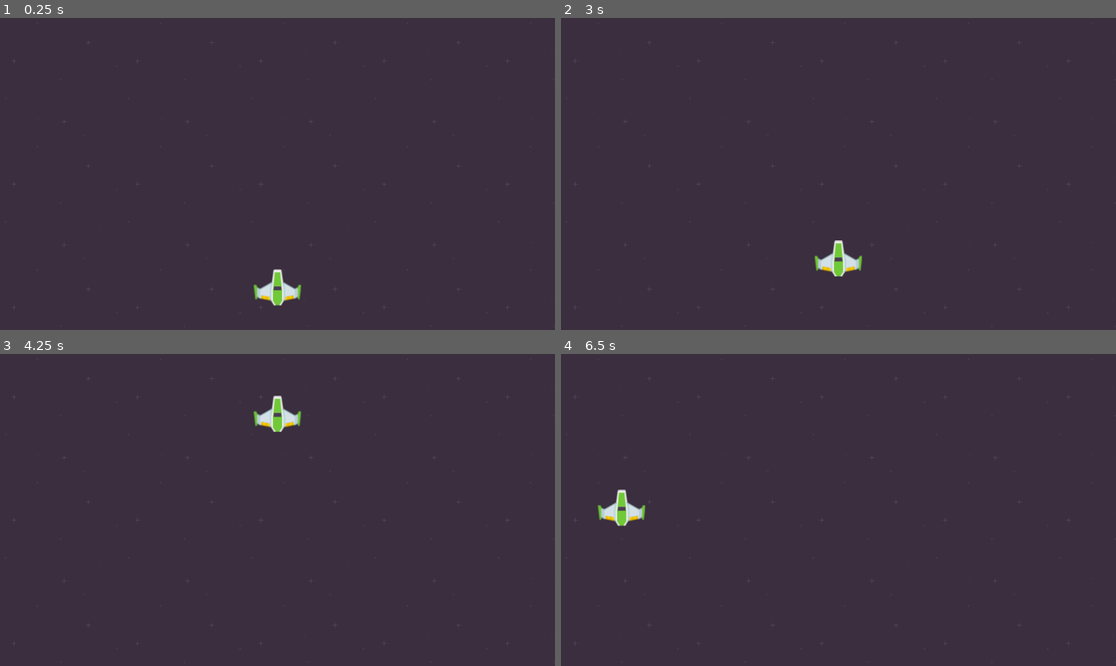
Above: before the commit, frames 1-4 (two rows, left to right).
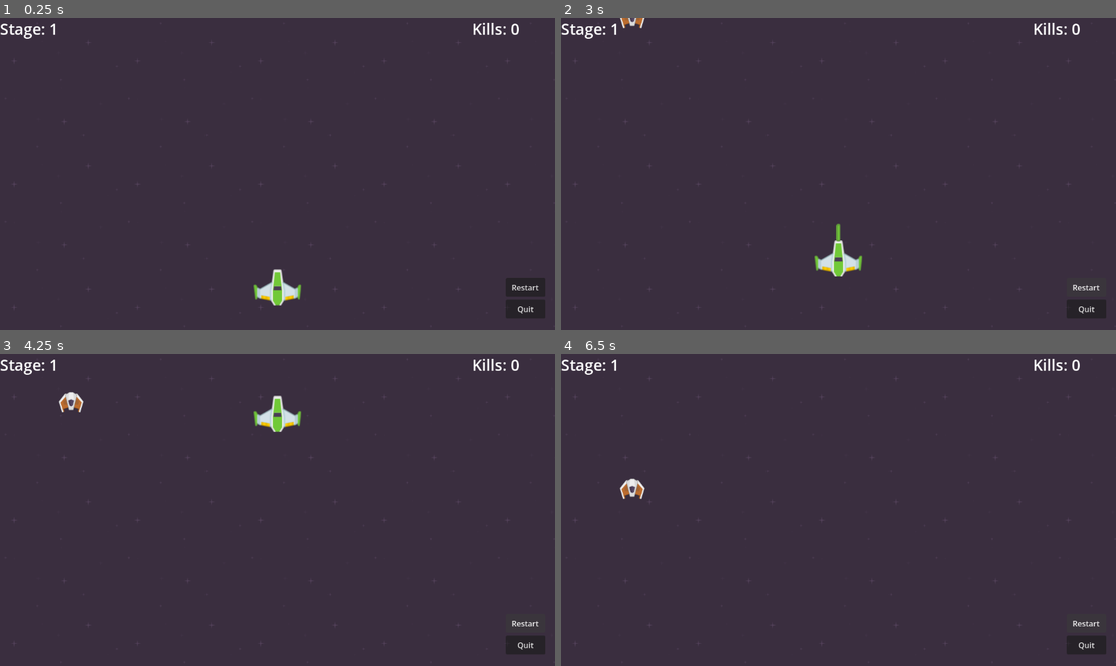
Above: after the commit, the same moments.

Repository: halmango/godot_start
Game: Godot game, scene res://Scenes/game.tscn
Two runs of this game, one before a commit and one after it. Both use one fixed random seed, a clock stepped at 60 frames per second and the inputs below. The project has no main scene, so this scene is started directly.
Inputs (mouse positions are in pixels of both pictures, inside the frame that each line leads up to):
- Up to frame 1 (0.25 s): no input
- Up to frame 2 (3 s): click (1088, 286) at 0.5 s, where only the run after the commit has a clickable "Restart"; click (1088, 286) at 1.25 s, where only the run after the commit has a clickable "Restart"; click (1088, 286) at 2 s, where only the run after the commit has a clickable "Restart"; tap Enter at 2.75 s; hold W (move_up) from 2.78 s (still down); tap Space (shoot) at 2.85 s
- Up to frame 3 (4.25 s): keep holding W (move_up); tap Space (shoot) at 3.6 s
- Up to frame 4 (6.5 s): release W (move_up) at 4.28 s; hold A (move_left) 4.28-5.78 s; tap Space (shoot) at 4.35, 5.1, 5.85 s; hold S (move_down) from 5.78 s (still down)

The runs differ from the first frame. In frame 1, 0.4% of the frame differs, in the area x 0-97%, y 1-95%; in frame 2, 0.6%; in frame 3, 0.6%; in frame 4, 1.1%, in the area x 0-98%, y 1-95%.

Commit message:
Feat mini shooting game (#3)

Diff:
--- /dev/null
+++ b/mini-space-game/Resources/game_data.gd
@@ -0,0 +1,6 @@
+extends Resource
+class_name GameData
+
+@export var kill_count : int
+@export var level : int
+@export var stage : int
--- /dev/null
+++ b/mini-space-game/Resources/laser1.tres
@@ -0,0 +1,11 @@
+[gd_resource type="Resource" script_class="LaserResource" format=3 uid="uid://q06xhx8wuorm"]
+
+[ext_resource type="Script" uid="uid://4mw856qkse8h" path="res://Resources/laser_resource.gd" id="1_2elw6"]
+[ext_resource type="Texture2D" uid="uid://cj4s160micf8u" path="res://Assets/Laser/laser1.png" id="2_2elw6"]
+
+[resource]
+script = ExtResource("1_2elw6")
+level = 1
+damage = 1
+texture = ExtResource("2_2elw6")
+metadata/_custom_type_script = "uid://4mw856qkse8h"
--- /dev/null
+++ b/mini-space-game/Resources/laser2.tres
@@ -0,0 +1,11 @@
+[gd_resource type="Resource" script_class="LaserResource" format=3 uid="uid://emc0717f1xgs"]
+
+[ext_resource type="Script" uid="uid://4mw856qkse8h" path="res://Resources/laser_resource.gd" id="1_va6my"]
+[ext_resource type="Texture2D" uid="uid://c4xfa41sho8p4" path="res://Assets/Laser/laser2.png" id="2_va6my"]
+
+[resource]
+script = ExtResource("1_va6my")
+level = 2
+damage = 2
+texture = ExtResource("2_va6my")
+metadata/_custom_type_script = "uid://4mw856qkse8h"
--- /dev/null
+++ b/mini-space-game/Resources/laser3.tres
@@ -0,0 +1,11 @@
+[gd_resource type="Resource" script_class="LaserResource" format=3 uid="uid://crj2mhlxbci02"]
+
+[ext_resource type="Script" uid="uid://4mw856qkse8h" path="res://Resources/laser_resource.gd" id="1_ixy8l"]
+[ext_resource type="Texture2D" uid="uid://dmnctfv6a4b2h" path="res://Assets/Laser/laser3.png" id="2_ckxvb"]
+
+[resource]
+script = ExtResource("1_ixy8l")
+level = 3
+damage = 3
+texture = ExtResource("2_ckxvb")
+metadata/_custom_type_script = "uid://4mw856qkse8h"
--- /dev/null
+++ b/mini-space-game/Resources/laser4.tres
@@ -0,0 +1,11 @@
+[gd_resource type="Resource" script_class="LaserResource" format=3 uid="uid://btih5tnn5f3mf"]
+
+[ext_resource type="Script" uid="uid://4mw856qkse8h" path="res://Resources/laser_resource.gd" id="1_re3fv"]
+[ext_resource type="Texture2D" uid="uid://teqhh3y6x1ki" path="res://Assets/Laser/laser4.png" id="2_re3fv"]
+
+[resource]
+script = ExtResource("1_re3fv")
+level = 4
+damage = 5
+texture = ExtResource("2_re3fv")
+metadata/_custom_type_script = "uid://4mw856qkse8h"
--- /dev/null
+++ b/mini-space-game/Resources/laser5.tres
@@ -0,0 +1,11 @@
+[gd_resource type="Resource" script_class="LaserResource" format=3 uid="uid://lee1amv2ew03"]
+
+[ext_resource type="Script" uid="uid://4mw856qkse8h" path="res://Resources/laser_resource.gd" id="1_n5mbm"]
+[ext_resource type="Texture2D" uid="uid://teqhh3y6x1ki" path="res://Assets/Laser/laser4.png" id="2_n5mbm"]
+
+[resource]
+script = ExtResource("1_n5mbm")
+level = 5
+damage = 5
+texture = ExtResource("2_n5mbm")
+metadata/_custom_type_script = "uid://4mw856qkse8h"
--- /dev/null
+++ b/mini-space-game/Resources/laser_resource.gd
@@ -0,0 +1,6 @@
+extends Resource
+class_name LaserResource
+
+@export var level : int
+@export var damage : int
+@export var texture: Texture2D
--- /dev/null
+++ b/mini-space-game/Resources/save_data.tres
@@ -0,0 +1,8 @@
+[gd_resource type="Resource" script_class="GameData" format=3]
+
+[ext_resource type="Script" path="res://Resources/game_data.gd" id="1_cqcpp"]
+
+[resource]
+script = ExtResource("1_cqcpp")
+level = 1
+stage = 1
--- /dev/null
+++ b/mini-space-game/Scenes/enemy.gd
@@ -0,0 +1,28 @@
+extends Area2D
+class_name Enemy
+
+signal killed
+
+@export var speed = 80
+@export var hp = 10
+
+func _process(delta: float) -> void:
+	global_position.y += speed * delta
+
+
+func _on_area_entered(area: Area2D) -> void:
+	if area is Laser:
+		hp -= area.damage
+		if hp <= 0:
+			killed.emit()
+			queue_free()
+		area.queue_free()
+
+
+func _on_body_entered(body: Node2D) -> void:
+	if body is Player:
+		body.queue_free()
+
+
+func _on_timer_timeout() -> void:
+	queue_free()
--- /dev/null
+++ b/mini-space-game/Scenes/enemy.tscn
@@ -0,0 +1,34 @@
+[gd_scene format=3 uid="uid://c5t7ox4yp7d8y"]
+
+[ext_resource type="Texture2D" uid="uid://dh7dk1cvvpxb1" path="res://Assets/Enemy.png" id="1_f63ai"]
+[ext_resource type="Script" uid="uid://cjl72q7pf8pyy" path="res://Scenes/enemy.gd" id="1_iqutm"]
+
+[sub_resource type="CapsuleShape2D" id="CapsuleShape2D_iqutm"]
+radius = 46.0
+height = 102.0
+
+[node name="enemy" type="Area2D" unique_id=911136062]
+light_mask = 4
+visibility_layer = 3
+scale = Vector2(0.5, 0.5)
+collision_layer = 4
+collision_mask = 3
+script = ExtResource("1_iqutm")
+
+[node name="Sprite2D" type="Sprite2D" parent="." unique_id=110930605]
+texture = ExtResource("1_f63ai")
+
+[node name="CollisionShape2D" type="CollisionShape2D" parent="." unique_id=1596923307]
+visible = false
+position = Vector2(0, 4)
+rotation = 1.5707964
+shape = SubResource("CapsuleShape2D_iqutm")
+
+[node name="Timer" type="Timer" parent="." unique_id=675208774]
+wait_time = 10.0
+one_shot = true
+autostart = true
+
+[connection signal="area_entered" from="." to="." method="_on_area_entered"]
+[connection signal="body_entered" from="." to="." method="_on_body_entered"]
+[connection signal="timeout" from="Timer" to="." method="_on_timer_timeout"]
--- /dev/null
+++ b/mini-space-game/Scenes/game.gd
@@ -0,0 +1,76 @@
+extends Node2D
+
+@onready var player: CharacterBody2D = $player
+@onready var laser_spawner: Node = $laserSpawner
+@onready var enem_spawner: Node = $enemySpawner
+@onready var stage_label: Label = $stageLabel
+@onready var kill_label: Label = $killLabel
+
+
+const ENEMY = preload("res://Scenes/enemy.tscn")
+
+@export var kill_count : int = 0
+@export var level : int = 1
+@export var stage : int = 1
+
+
+func _ready() -> void:
+	player.shot_laser.connect(on_shot_laser)
+	start_game()
+
+
+func start_game() -> void:
+	var loaded_data : GameData = ResourceLoader.load("res://Resources/save_data.tres")
+	kill_count = loaded_data.kill_count
+	level = loaded_data.level
+	stage = loaded_data.stage
+	stage_label.text = "Stage: " + str(stage)
+	kill_label.text = "Kills: " + str(kill_count)
+	spawn_enemy(stage)
+
+
+func on_shot_laser(laser_scn : PackedScene) -> void:
+	var laser : Laser = laser_scn.instantiate(level)
+	laser.load_weapon(level)
+	laser.global_position = player.global_position
+	laser_spawner.add_child(laser)
+
+
+func spawn_enemy(stage : int) -> void:
+	for i in range(stage):
+		var enemy : Enemy = ENEMY.instantiate()
+		enemy.killed.connect(on_enemy_killed)
+		enemy.global_position = Vector2(randf_range(0, 1152), randf_range(-100, -0))
+		enem_spawner.add_child(enemy)
+
+
+func on_enemy_killed() -> void:
+	kill_count += 1
+	kill_label.text = "Kills: " + str(kill_count)
+
+	if kill_count % 10 == 0 && level <= 4:
+		level += 1
+
+
+func _on_stage_timer_timeout() -> void:
+	stage += 1
+	stage_label.text = "Stage: " + str(stage)
+	spawn_enemy(stage)
+
+
+func _on_save_quit_button_pressed() -> void:
+	var new_save_data : GameData = GameData.new()
+	new_save_data.kill_count = kill_count
+	new_save_data.level = level
+	new_save_data.stage = stage
+	ResourceSaver.save(new_save_data, "res://Resources/save_data.tres")
+	get_tree().quit()
+
+
+func _on_restart_button_pressed() -> void:
+	var new_save_data : GameData = GameData.new()
+	new_save_data.kill_count = 0
+	new_save_data.level = 1
+	new_save_data.stage = 1
+	ResourceSaver.save(new_save_data, "res://Resources/save_data.tres")
+	get_tree().change_scene_to_file("res://Scenes/game.tscn")
--- a/mini-space-game/Scenes/game.tscn
+++ b/mini-space-game/Scenes/game.tscn
@@ -1,9 +1,11 @@
 [gd_scene format=3 uid="uid://cui3mbta3x33x"]
 
 [ext_resource type="Texture2D" uid="uid://dil737nc06w3q" path="res://Assets/Background.png" id="1_ebmjs"]
+[ext_resource type="Script" uid="uid://cplg8nyyv5rim" path="res://Scenes/game.gd" id="1_wrm1d"]
 [ext_resource type="PackedScene" uid="uid://wj5emv64cxwo" path="res://Scenes/player.tscn" id="2_qxrlw"]
 
 [node name="Game" type="Node2D" unique_id=1029940656]
+script = ExtResource("1_wrm1d")
 
 [node name="TextureRect" type="TextureRect" parent="." unique_id=455277116]
 offset_right = 1152.0
@@ -13,3 +15,43 @@
 
 [node name="player" parent="." unique_id=320748612 instance=ExtResource("2_qxrlw")]
 position = Vector2(576, 560)
+
+[node name="laserSpawner" type="Node" parent="." unique_id=1738898932]
+
+[node name="enemySpawner" type="Node" parent="." unique_id=95180808]
+
+[node name="stageTimer" type="Timer" parent="." unique_id=1927151030]
+wait_time = 8.0
+autostart = true
+
+[node name="stageLabel" type="Label" parent="." unique_id=894879706]
+offset_right = 40.0
+offset_bottom = 23.0
+theme_override_font_sizes/font_size = 32
+text = "Stage: 1"
+
+[node name="killLabel" type="Label" parent="." unique_id=1998978574]
+offset_left = 980.0
+offset_right = 1074.0
+offset_bottom = 45.0
+theme_override_font_sizes/font_size = 32
+text = "Kills: 0"
+
+[node name="saveQuitButton" type="Button" parent="." unique_id=205539322]
+offset_left = 1050.0
+offset_top = 585.0
+offset_right = 1132.0
+offset_bottom = 624.0
+text = "Quit"
+
+[node name="restartButton2" type="Button" parent="." unique_id=1683721845]
+offset_left = 1050.0
+offset_top = 540.0
+offset_right = 1132.0
+offset_bottom = 579.0
+text = "Restart
+"
+
+[connection signal="timeout" from="stageTimer" to="." method="_on_stage_timer_timeout"]
+[connection signal="pressed" from="saveQuitButton" to="." method="_on_save_quit_button_pressed"]
+[connection signal="pressed" from="restartButton2" to="." method="_on_restart_button_pressed"]
--- /dev/null
+++ b/mini-space-game/Scenes/laser.gd
@@ -0,0 +1,34 @@
+extends Area2D
+class_name Laser
+
+@export var speed = 600
+@export var level = 1
+@export var damage = 1
+
+
+var weapon_dic = {
+	1: preload("res://Resources/laser1.tres"),
+	2: preload("res://Resources/laser2.tres"),
+	3: preload("res://Resources/laser3.tres"),
+	4: preload("res://Resources/laser4.tres"),
+	5: preload("res://Resources/laser5.tres"),
+}
+const LASER_1 = preload("res://Resources/laser1.tres")
+
+
+func _ready() -> void:
+	pass
+
+func  _process(delta: float) -> void:
+	global_position.y -= speed * delta
+
+
+func load_weapon(lv : int) -> void:
+	var weapon : LaserResource = weapon_dic[lv]
+	level = weapon.level
+	damage = weapon.damage
+	$Sprite2D.texture = weapon.texture
+
+
+func _on_timer_timeout() -> void:
+	queue_free()
--- /dev/null
+++ b/mini-space-game/Scenes/laser.tscn
@@ -0,0 +1,29 @@
+[gd_scene format=3 uid="uid://bnrswxl5fs2rn"]
+
+[ext_resource type="Script" uid="uid://y77t4e1ueowj" path="res://Scenes/laser.gd" id="1_mou6w"]
+[ext_resource type="Texture2D" uid="uid://cj4s160micf8u" path="res://Assets/Laser/laser1.png" id="1_r1bh0"]
+
+[sub_resource type="CapsuleShape2D" id="CapsuleShape2D_r1bh0"]
+radius = 5.0
+height = 36.0
+
+[node name="laser" type="Area2D" unique_id=1330573228]
+collision_layer = 2
+collision_mask = 4
+script = ExtResource("1_mou6w")
+
+[node name="Sprite2D" type="Sprite2D" parent="." unique_id=603568732]
+position = Vector2(0, -19)
+texture = ExtResource("1_r1bh0")
+
+[node name="CollisionShape2D" type="CollisionShape2D" parent="." unique_id=360121655]
+visible = false
+position = Vector2(0, -19)
+shape = SubResource("CapsuleShape2D_r1bh0")
+
+[node name="Timer" type="Timer" parent="." unique_id=393046432]
+wait_time = 3.0
+one_shot = true
+autostart = true
+
+[connection signal="timeout" from="Timer" to="." method="_on_timer_timeout"]
--- a/mini-space-game/Scenes/player.gd
+++ b/mini-space-game/Scenes/player.gd
@@ -1,6 +1,11 @@
 extends CharacterBody2D
+class_name Player
 
 @export var speed = 300
+
+var laser_scene : PackedScene = preload("res://Scenes/laser.tscn")
+
+signal shot_laser(laser_scn : PackedScene)
 
 func get_move_vector() -> Vector2:
 	var x = Input.get_axis("move_left", "move_right")
@@ -15,3 +20,6 @@
 
 	velocity = direction * speed
 	move_and_slide()
+
+	if Input.is_action_just_pressed("shoot"):
+		shot_laser.emit(laser_scene)
--- a/mini-space-game/Scenes/player.tscn
+++ b/mini-space-game/Scenes/player.tscn
@@ -8,6 +8,7 @@
 height = 104.0
 
 [node name="player" type="CharacterBody2D" unique_id=320748612]
+collision_mask = 4
 motion_mode = 1
 script = ExtResource("1_cvnsp")
 
--- a/mini-space-game/icon.svg
+++ /dev/null
@@ -1 +0,0 @@
-<svg xmlns="http://www.w3.org/2000/svg" width="128" height="128"><rect width="124" height="124" x="2" y="2" fill="#363d52" stroke="#212532" stroke-width="4" rx="14"/><g fill="#fff" transform="translate(12.322 12.322)scale(.101)"><path d="M105 673v33q407 354 814 0v-33z"/><path fill="#478cbf" d="m105 673 152 14q12 1 15 14l4 67 132 10 8-61q2-11 15-15h162q13 4 15 15l8 61 132-10 4-67q3-13 15-14l152-14V427q30-39 56-81-35-59-83-108-43 20-82 47-40-37-88-64 7-51 8-102-59-28-123-42-26 43-46 89-49-7-98 0-20-46-46-89-64 14-123 42 1 51 8 102-48 27-88 64-39-27-82-47-48 49-83 108 26 42 56 81zm0 33v39c0 276 813 276 814 0v-39l-134 12-5 69q-2 10-14 13l-162 11q-12 0-16-11l-10-65H446l-10 65q-4 11-16 11l-162-11q-12-3-14-13l-5-69z"/><path d="M483 600c0 34 58 34 58 0v-86c0-34-58-34-58 0z"/><circle cx="725" cy="526" r="90"/><circle cx="299" cy="526" r="90"/></g><g fill="#414042" transform="translate(12.322 12.322)scale(.101)"><circle cx="307" cy="532" r="60"/><circle cx="717" cy="532" r="60"/></g></svg>
--- a/mini-space-game/project.godot
+++ b/mini-space-game/project.godot
@@ -12,7 +12,6 @@
 
 config/name="Mini Space Game"
 config/features=PackedStringArray("4.6", "GL Compatibility")
-config/icon="res://icon.svg"
 
 [input]
 
@@ -46,6 +45,12 @@
 ]
 }
 
+[layer_names]
+
+2d_physics/layer_1="player"
+2d_physics/layer_2="laser"
+2d_physics/layer_3="enermy"
+
 [physics]
 
 3d/physics_engine="Jolt Physics"
Not shown, added: mini-space-game/Resources/game_data.gd.uid
Not shown, added: mini-space-game/Resources/laser_resource.gd.uid
Not shown, added: mini-space-game/Scenes/enemy.gd.uid
Not shown, added: mini-space-game/Scenes/game.gd.uid
Not shown, added: mini-space-game/Scenes/laser.gd.uid
Not shown, removed: mini-space-game/icon.svg.import
